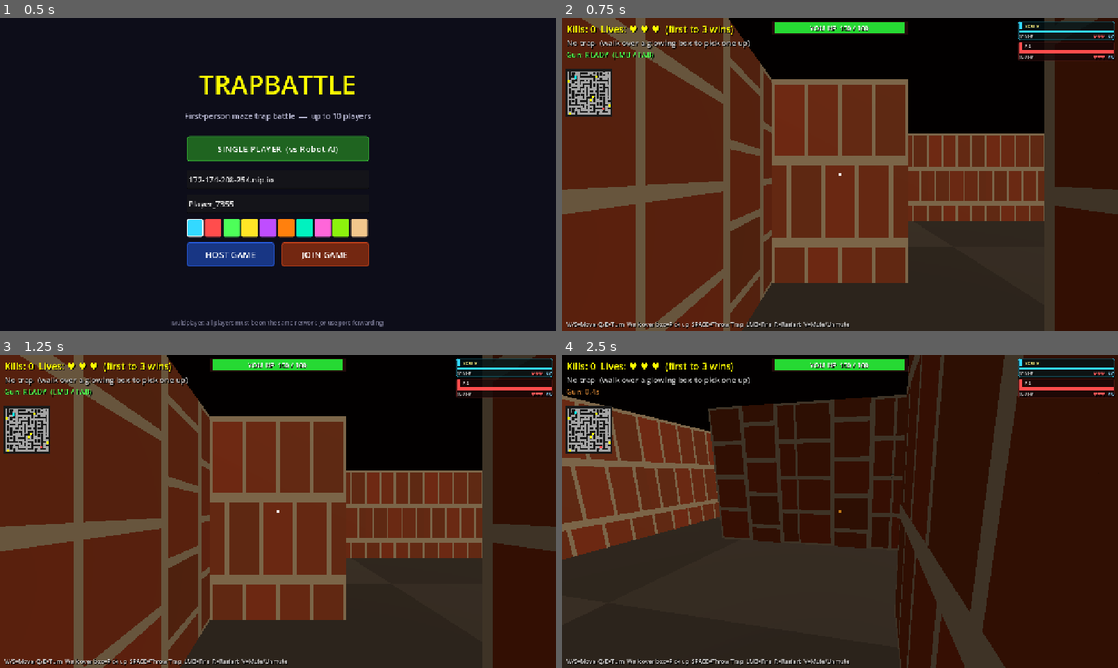
Above: before the commit, frames 1-4 (two rows, left to right).
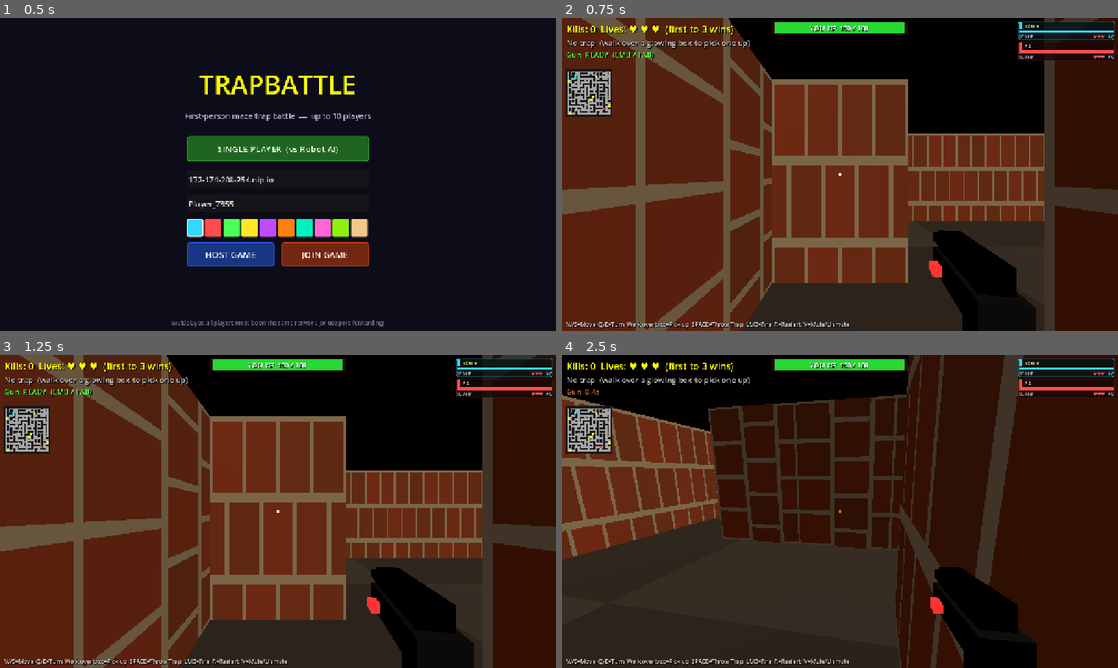
Above: after the commit, the same moments.

Repository: jyacine/trapbattle
Game: Godot game, scene res://scenes/Main.tscn
Same seed, same stepped clock (60 frames per second), same inputs: the game is played once before the commit and once after it.
Inputs (mouse positions are in pixels of both pictures, inside the frame that each line leads up to):
- Up to frame 1 (0.5 s): no input
- Up to frame 2 (0.75 s): click "SINGLE PLAYER (vs Robot AI)" at 0.5 s
- Up to frame 3 (1.25 s): no input
- Up to frame 4 (2.5 s): tap Enter at 1.25 s; move the mouse to (867, 511) at 1.27 s; hold Q 1.28-2.03 s; hold Up (ui_up) from 1.28 s (still down); click (867, 511) at 1.42 s; tap Space at 1.52, 2.27 s; move the mouse to (812, 511) at 2.02 s; tap E at 2.1 s

Frame 1 is identical in both runs. In frame 2, 3.9% of the frame differs, in the area x 66-86%, y 67-100%; in frame 3, 3.9%; in frame 4, 3.9%.

Commit message:
feat: add first-person gun viewmodel with recoil and idle sway
Builds a pistol-shaped mesh (frame, slide, barrel, grip, red laser)
as children of the local player camera. Fires a recoil animation
(kick-back + muzzle rise) on each shot; gentle sin-based idle sway
between shots. Gun is visible only to the local player.

Co-Authored-By: Claude Sonnet 4.6 <noreply@anthropic.com>

Diff:
--- a/scripts/player.gd
+++ b/scripts/player.gd
@@ -58,6 +58,11 @@
 var _hp3_fill_q:  QuadMesh       = null
 var _hp3_label:   Label3D        = null
 
+# ── Viewmodel (first-person gun) ─────────────────────────────────────────────
+var _viewmodel_root: Node3D = null
+var _vm_sway_time:   float  = 0.0
+var _vm_recoil:      float  = 0.0
+
 # ── Backward-compat alias (robot.gd / old callers) ───────────────────────────
 var robot_ref: Node3D  # unused in N-player but kept so existing robot.gd compiles
 
@@ -79,6 +84,7 @@
 		camera_node = Camera3D.new()
 		camera_node.position = Vector3(0, 1.6, 0)
 		add_child(camera_node)
+		_build_viewmodel()
 		_teleport_to(spawn_cell)
 		if not OS.has_feature("web"):
 			Input.mouse_mode = Input.MOUSE_MODE_CAPTURED
@@ -149,6 +155,8 @@
 	if _blind_overlay:
 		_blind_overlay.visible = game_manager.has_effect(peer_id, "blind")
 
+	_update_viewmodel(delta)
+
 	if multiplayer.has_multiplayer_peer():
 		_net_pos.rpc(position, yaw)
 
@@ -200,6 +208,7 @@
 	if _gun_cooldown > 0.0 or not game_manager.is_playing:
 		return
 	_gun_cooldown = GUN_COOLDOWN
+	_vm_recoil    = 1.0
 	if sound_manager: sound_manager.play_gun_fire()
 
 	var spawn_pos = position + Vector3(0, 0.9, 0)
@@ -374,3 +383,67 @@
 
 func set_blind_overlay(overlay: ColorRect) -> void:
 	_blind_overlay = overlay
+
+# ── Viewmodel ─────────────────────────────────────────────────────────────────
+func _build_viewmodel() -> void:
+	_viewmodel_root = Node3D.new()
+	# Bottom-right of view, angled slightly inward
+	_viewmodel_root.position        = Vector3(0.24, -0.20, -0.38)
+	_viewmodel_root.rotation_degrees = Vector3(0.0, -10.0, 0.0)
+	camera_node.add_child(_viewmodel_root)
+
+	var grey = StandardMaterial3D.new()
+	grey.albedo_color = Color(0.28, 0.31, 0.36)
+	grey.metallic = 0.85; grey.roughness = 0.22
+
+	var dark = StandardMaterial3D.new()
+	dark.albedo_color = Color(0.15, 0.17, 0.20)
+	dark.metallic = 0.90; dark.roughness = 0.18
+
+	var red_mat = StandardMaterial3D.new()
+	red_mat.albedo_color = Color(0.85, 0.05, 0.05)
+	red_mat.emission_enabled = true
+	red_mat.emission = Color(1.0, 0.08, 0.08)
+	red_mat.emission_energy_multiplier = 2.5
+
+	# Frame / lower receiver
+	_vm_box(Vector3(0.068, 0.052, 0.220), Vector3( 0.000,  0.000,  0.000), grey)
+	# Slide (upper, slightly narrower and taller)
+	_vm_box(Vector3(0.050, 0.040, 0.195), Vector3( 0.000,  0.046, -0.008), dark)
+	# Barrel extension past slide
+	_vm_box(Vector3(0.024, 0.024, 0.085), Vector3( 0.000,  0.026, -0.148), dark)
+	# Grip
+	_vm_box(Vector3(0.056, 0.108, 0.052), Vector3( 0.003, -0.078,  0.062), grey)
+	# Trigger guard
+	_vm_box(Vector3(0.010, 0.006, 0.050), Vector3( 0.000, -0.025,  0.008), dark)
+	# Red laser sight on left flank
+	_vm_box(Vector3(0.018, 0.020, 0.034), Vector3(-0.044, -0.005, -0.055), red_mat)
+
+func _vm_box(size: Vector3, pos: Vector3, mat: StandardMaterial3D) -> void:
+	var mi := MeshInstance3D.new()
+	var bm := BoxMesh.new()
+	bm.size = size
+	mi.mesh = bm
+	mi.set_surface_override_material(0, mat)
+	mi.position = pos
+	_viewmodel_root.add_child(mi)
+
+func _update_viewmodel(delta: float) -> void:
+	if _viewmodel_root == null: return
+
+	# Idle breath sway
+	_vm_sway_time += delta
+	var idle_y := sin(_vm_sway_time * 1.15) * 0.0025
+	var idle_x := sin(_vm_sway_time * 0.70) * 0.0015
+
+	# Recoil kick — gun slides back then returns
+	_vm_recoil = max(0.0, _vm_recoil - delta * 9.0)
+	var recoil_z   :=  _vm_recoil * 0.055
+	var recoil_rot := -_vm_recoil * 6.0   # muzzle lifts on fire
+
+	_viewmodel_root.position = Vector3(
+		0.24  + idle_x,
+		-0.20 + idle_y,
+		-0.38 + recoil_z
+	)
+	_viewmodel_root.rotation_degrees = Vector3(recoil_rot, -10.0, 0.0)
